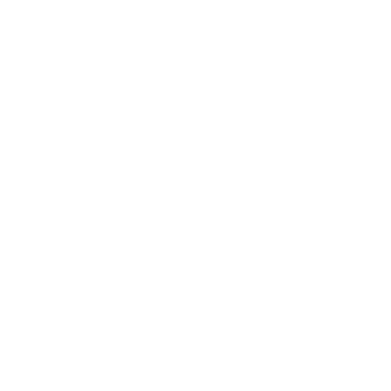
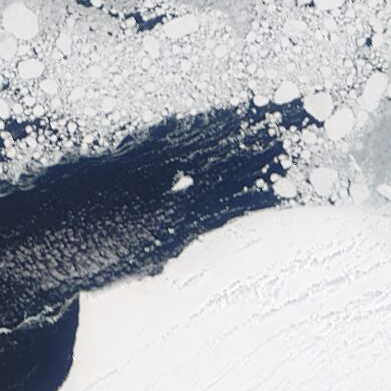
Revision of a layered 391 x 391 image; what changed, layer by layer:
added layer "339_hudson_bay_100km_20200509.terra.truecolor.250m" above "Background" over [0, 0, 391, 391]
